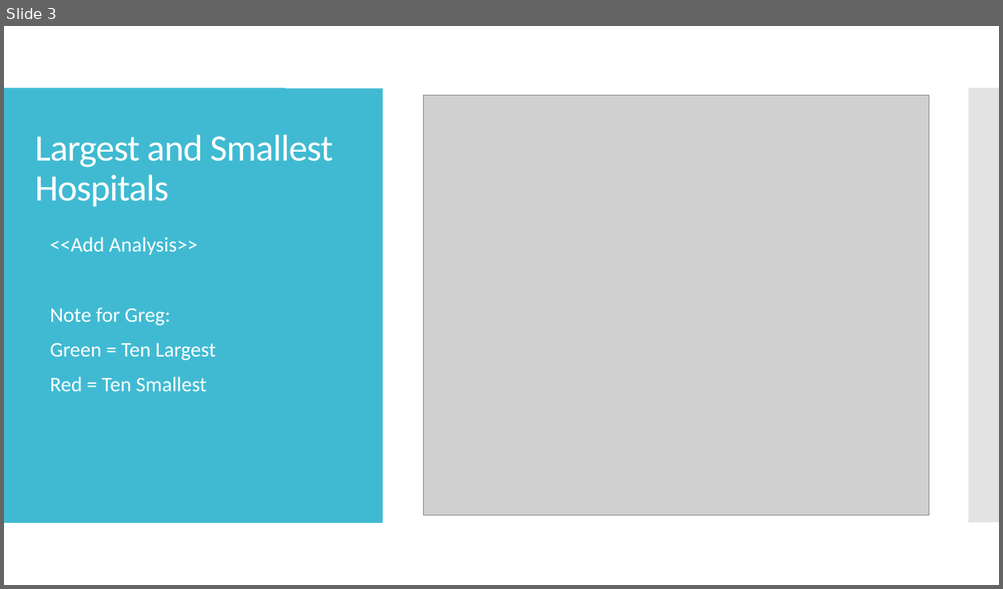
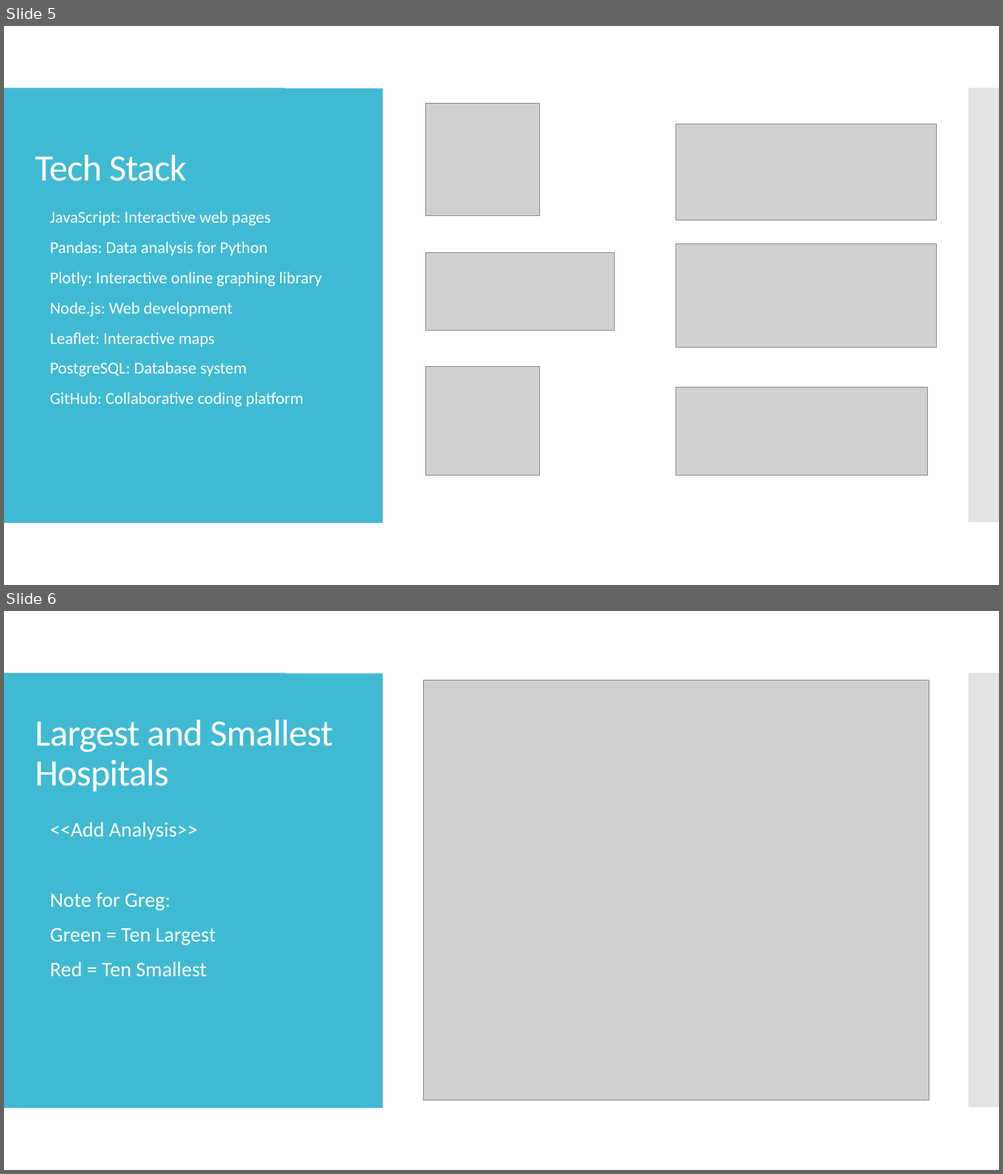
Before and after one commit to manuel-sosa/project3_data_viz, a slide deck: Jenae/Project 3 - California Hospital Performance Comparison.pptx. Shown one above the other, each under a label of ours: slide 3 before the commit, slides 5 and 6 after it. The pictures are 1003x589 and 1003x1174 pixels, drawn with LibreOffice and Linux fonts; fonts in the diff are those of the drawing; grey boxes stand for pictures. Boxes give left, top, right and bottom in pixels: in the first picture for what was removed or moved away, otherwise in the second. Text is boxed around its words. In the diff, an @@ line names an element or a change of style, - is before the commit and + after.

```diff
--- a/Jenae/Project 3 - California Hospital Performance Comparison.pptx
+++ b/Jenae/Project 3 - California Hospital Performance Comparison.pptx
@@ slide 5 added at bbox=[4, 26, 999, 585], background #FFFFFF; not listed: 2 template elements that a slide beside it also shows @@
@@ rectangle added at bbox=[4, 89, 383, 524], fill #40BAD2 @@
@@ picture added at bbox=[426, 103, 540, 215] @@
@@ picture added at bbox=[676, 124, 936, 220] @@
@@ title added at bbox=[35, 155, 186, 181], 36 pt, text #FFFFFF @@
+Tech Stack
@@ text added at bbox=[50, 211, 322, 407], 16 pt, text #FFFFFF @@
+• JavaScript: Interactive web pages
+• Pandas: Data analysis for Python
+• Plotly: Interactive online graphing library
+• Node.js: Web development
+• Leaflet: Interactive maps
+• PostgreSQL: Database system
+• GitHub: Collaborative coding platform
@@ picture added at bbox=[676, 244, 936, 348] @@
@@ picture added at bbox=[426, 253, 614, 330] @@
@@ picture added at bbox=[426, 367, 540, 475] @@
@@ picture added at bbox=[676, 388, 928, 476] @@
@@ what was slide 3 is now slide 6 @@
```
Also in this commit, not shown: 3 slides changed, 2 other slides added.
